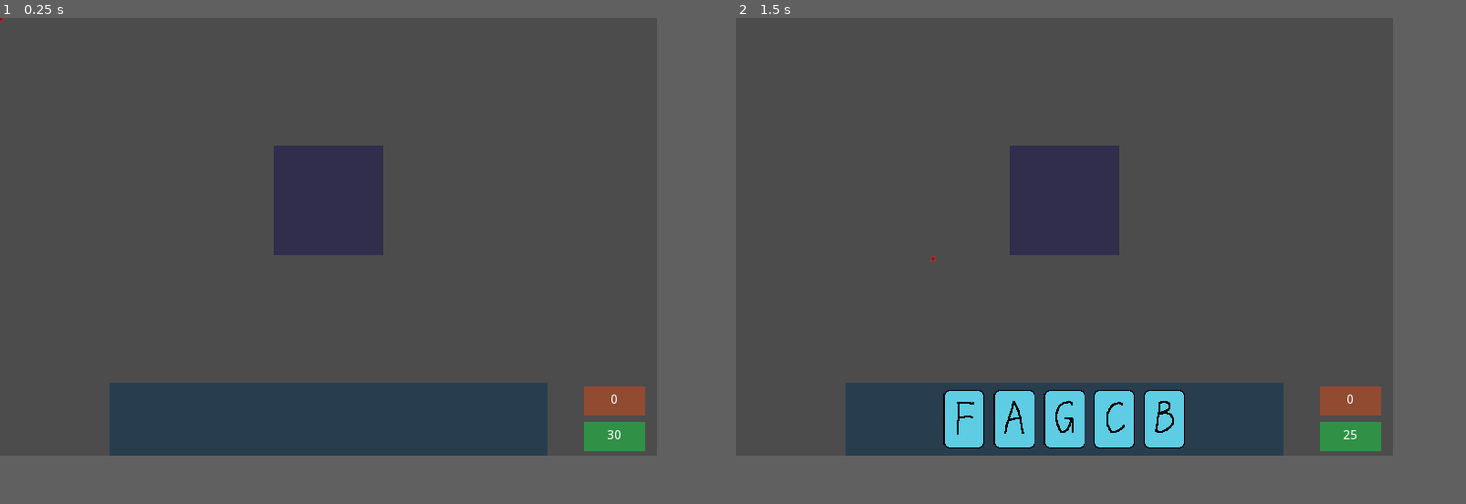
Above: before the commit, frames 1-2 (left to right).
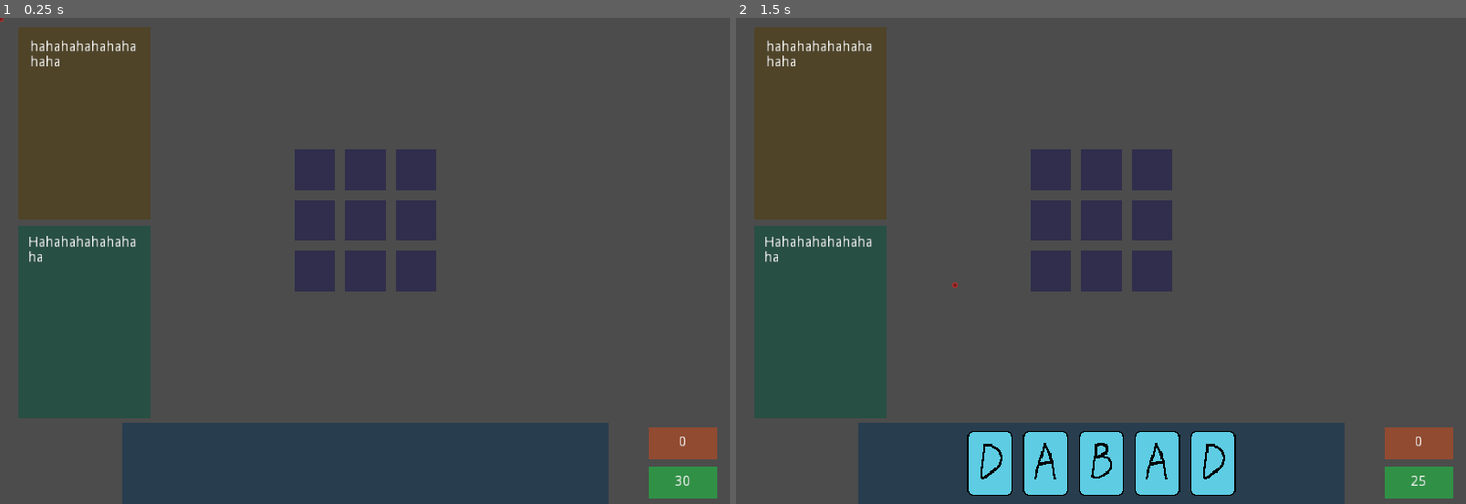
Above: after the commit, the same moments.

Repository: nickykendy/A-Tower-Defense-Game
Game: Godot game, scene res://Levels/World.tscn
Same seed, same stepped clock (60 frames per second), same inputs: the game is played once before the commit and once after it.
Inputs (mouse positions are in pixels of both pictures, inside the frame that each line leads up to):
- Up to frame 1 (0.25 s): no input
- Up to frame 2 (1.5 s): tap Enter (ui_accept) at 0.5, 0.77, 1.25 s; move the mouse to (1210, 217) at 0.52 s; click (1210, 217) at 0.67 s; move the mouse to (933, 261) at 1.27 s; click (933, 261) at 1.42 s
In our replay, the window is 720x480 before the commit and 800x533 after it. These sizes can differ from the game's own. Grey fills any space a smaller window leaves; there, only what the larger window draws over its background counts as a difference.

The runs differ from the first frame. In frame 1, 32% of the frame differs, in the area x 2-99%, y 1-100%; in frame 2, 33%.

Commit message:
tower, card

Diff:
--- a/A_TD_Project/Levels/World.tscn
+++ b/A_TD_Project/Levels/World.tscn
@@ -2,7 +2,7 @@
 
 [ext_resource path="res://Scenes/Controller.tscn" type="PackedScene" id=1]
 [ext_resource path="res://Scripts/Player.gd" type="Script" id=2]
-[ext_resource path="res://Scenes/Base.tscn" type="PackedScene" id=3]
+[ext_resource path="res://Scenes/BuildSpace.tscn" type="PackedScene" id=3]
 
 [sub_resource type="Curve2D" id=1]
 _data = {
@@ -31,6 +31,43 @@
 __meta__ = {
 "_edit_use_anchors_": false
 }
+
+[node name="Selected" type="ColorRect" parent="Player"]
+margin_left = -343.39
+margin_top = -430.906
+margin_right = -212.39
+margin_bottom = -240.906
+color = Color( 0.32549, 0.243137, 0.027451, 0.517647 )
+__meta__ = {
+"_edit_use_anchors_": false
+}
+
+[node name="SelectedCardDesc" type="RichTextLabel" parent="Player/Selected"]
+margin_left = 11.5823
+margin_top = 12.9722
+margin_right = 120.582
+margin_bottom = 172.972
+text = "hahahahahahahahaha"
+__meta__ = {
+"_edit_use_anchors_": false
+}
+
+[node name="Hover" type="ColorRect" parent="Player"]
+margin_left = -342.537
+margin_top = -235.397
+margin_right = -211.537
+margin_bottom = -45.3975
+color = Color( 0.027451, 0.32549, 0.235294, 0.517647 )
+__meta__ = {
+"_edit_use_anchors_": false
+}
+
+[node name="HoverCardDesc" type="RichTextLabel" parent="Player/Hover"]
+margin_left = 9.7291
+margin_top = 9.72913
+margin_right = 120.729
+margin_bottom = 181.729
+text = "Hahahahahahahaha"
 
 [node name="Deck" type="ColorRect" parent="Player"]
 margin_left = 280.0
@@ -68,9 +105,9 @@
 text = "99"
 align = 1
 valign = 1
-
-[node name="Base" parent="." instance=ExtResource( 3 )]
-position = Vector2( 300, 140 )
+__meta__ = {
+"_edit_use_anchors_": false
+}
 
 [node name="Level" type="Node2D" parent="."]
 
@@ -83,5 +120,36 @@
 modulate = Color( 0, 1, 0.0862745, 1 )
 position = Vector2( 480, 0.0220032 )
 curve = SubResource( 2 )
+
+[node name="Base" type="Node2D" parent="."]
+position = Vector2( 300, 140 )
+
+[node name="BuildSpace" parent="Base" instance=ExtResource( 3 )]
+position = Vector2( 10, 10 )
+
+[node name="BuildSpace2" parent="Base" instance=ExtResource( 3 )]
+position = Vector2( 60, 10 )
+
+[node name="BuildSpace3" parent="Base" instance=ExtResource( 3 )]
+position = Vector2( 110, 10 )
+
+[node name="BuildSpace4" parent="Base" instance=ExtResource( 3 )]
+position = Vector2( 10, 60 )
+
+[node name="BuildSpace5" parent="Base" instance=ExtResource( 3 )]
+position = Vector2( 60, 60 )
+
+[node name="BuildSpace6" parent="Base" instance=ExtResource( 3 )]
+position = Vector2( 110, 60 )
+
+[node name="BuildSpace7" parent="Base" instance=ExtResource( 3 )]
+position = Vector2( 10, 110 )
+
+[node name="BuildSpace8" parent="Base" instance=ExtResource( 3 )]
+position = Vector2( 60, 110 )
+
+[node name="BuildSpace9" parent="Base" instance=ExtResource( 3 )]
+position = Vector2( 110, 110 )
 [connection signal="DeckChange" from="Controller" to="Player" method="_on_Controller_DeckChange"]
 [connection signal="PileChange" from="Controller" to="Player" method="_on_Controller_PileChange"]
+[connection signal="SelectChange" from="Controller" to="Player" method="_on_Controller_SelectChange"]
--- a/A_TD_Project/Scenes/Base.tscn
+++ /dev/null
@@ -1,177 +0,0 @@
-[gd_scene load_steps=2 format=2]
-
-[sub_resource type="RectangleShape2D" id=1]
-extents = Vector2( 20, 20 )
-
-[node name="Base" type="Node2D"]
-
-[node name="BuildSpace" type="Area2D" parent="."]
-position = Vector2( 20, 20 )
-__meta__ = {
-"_edit_group_": true
-}
-
-[node name="ColorRect" type="ColorRect" parent="BuildSpace"]
-margin_left = -20.0
-margin_top = -20.0
-margin_right = 20.0
-margin_bottom = 20.0
-color = Color( 0.0431373, 0.0235294, 0.298039, 0.423529 )
-__meta__ = {
-"_edit_use_anchors_": false
-}
-
-[node name="CollisionShape2D" type="CollisionShape2D" parent="BuildSpace"]
-shape = SubResource( 1 )
-
-[node name="BuildSpace2" type="Area2D" parent="."]
-position = Vector2( 60, 20 )
-__meta__ = {
-"_edit_group_": true
-}
-
-[node name="ColorRect" type="ColorRect" parent="BuildSpace2"]
-margin_left = -20.0
-margin_top = -20.0
-margin_right = 20.0
-margin_bottom = 20.0
-color = Color( 0.0431373, 0.0235294, 0.298039, 0.423529 )
-__meta__ = {
-"_edit_use_anchors_": false
-}
-
-[node name="CollisionShape2D" type="CollisionShape2D" parent="BuildSpace2"]
-shape = SubResource( 1 )
-
-[node name="BuildSpace3" type="Area2D" parent="."]
-position = Vector2( 100, 20 )
-__meta__ = {
-"_edit_group_": true
-}
-
-[node name="ColorRect" type="ColorRect" parent="BuildSpace3"]
-margin_left = -20.0
-margin_top = -20.0
-margin_right = 20.0
-margin_bottom = 20.0
-color = Color( 0.0431373, 0.0235294, 0.298039, 0.423529 )
-__meta__ = {
-"_edit_use_anchors_": false
-}
-
-[node name="CollisionShape2D" type="CollisionShape2D" parent="BuildSpace3"]
-shape = SubResource( 1 )
-
-[node name="BuildSpace4" type="Area2D" parent="."]
-position = Vector2( 20, 60 )
-__meta__ = {
-"_edit_group_": true
-}
-
-[node name="ColorRect" type="ColorRect" parent="BuildSpace4"]
-margin_left = -20.0
-margin_top = -20.0
-margin_right = 20.0
-margin_bottom = 20.0
-color = Color( 0.0431373, 0.0235294, 0.298039, 0.423529 )
-__meta__ = {
-"_edit_use_anchors_": false
-}
-
-[node name="CollisionShape2D" type="CollisionShape2D" parent="BuildSpace4"]
-shape = SubResource( 1 )
-
-[node name="BuildSpace5" type="Area2D" parent="."]
-position = Vector2( 60, 60 )
-__meta__ = {
-"_edit_group_": true
-}
-
-[node name="ColorRect" type="ColorRect" parent="BuildSpace5"]
-margin_left = -20.0
-margin_top = -20.0
-margin_right = 20.0
-margin_bottom = 20.0
-color = Color( 0.0431373, 0.0235294, 0.298039, 0.423529 )
-__meta__ = {
-"_edit_use_anchors_": false
-}
-
-[node name="CollisionShape2D" type="CollisionShape2D" parent="BuildSpace5"]
-shape = SubResource( 1 )
-
-[node name="BuildSpace6" type="Area2D" parent="."]
-position = Vector2( 100, 60 )
-__meta__ = {
-"_edit_group_": true
-}
-
-[node name="ColorRect" type="ColorRect" parent="BuildSpace6"]
-margin_left = -20.0
-margin_top = -20.0
-margin_right = 20.0
-margin_bottom = 20.0
-color = Color( 0.0431373, 0.0235294, 0.298039, 0.423529 )
-__meta__ = {
-"_edit_use_anchors_": false
-}
-
-[node name="CollisionShape2D" type="CollisionShape2D" parent="BuildSpace6"]
-shape = SubResource( 1 )
-
-[node name="BuildSpace7" type="Area2D" parent="."]
-position = Vector2( 20, 100 )
-__meta__ = {
-"_edit_group_": true
-}
-
-[node name="ColorRect" type="ColorRect" parent="BuildSpace7"]
-margin_left = -20.0
-margin_top = -20.0
-margin_right = 20.0
-margin_bottom = 20.0
-color = Color( 0.0431373, 0.0235294, 0.298039, 0.423529 )
-__meta__ = {
-"_edit_use_anchors_": false
-}
-
-[node name="CollisionShape2D" type="CollisionShape2D" parent="BuildSpace7"]
-shape = SubResource( 1 )
-
-[node name="BuildSpace8" type="Area2D" parent="."]
-position = Vector2( 60, 100 )
-__meta__ = {
-"_edit_group_": true
-}
-
-[node name="ColorRect" type="ColorRect" parent="BuildSpace8"]
-margin_left = -20.0
-margin_top = -20.0
-margin_right = 20.0
-margin_bottom = 20.0
-color = Color( 0.0431373, 0.0235294, 0.298039, 0.423529 )
-__meta__ = {
-"_edit_use_anchors_": false
-}
-
-[node name="CollisionShape2D" type="CollisionShape2D" parent="BuildSpace8"]
-shape = SubResource( 1 )
-
-[node name="BuildSpace9" type="Area2D" parent="."]
-position = Vector2( 100, 100 )
-__meta__ = {
-"_edit_group_": true
-}
-
-[node name="ColorRect" type="ColorRect" parent="BuildSpace9"]
-margin_left = -20.0
-margin_top = -20.0
-margin_right = 20.0
-margin_bottom = 20.0
-color = Color( 0.0431373, 0.0235294, 0.298039, 0.423529 )
-__meta__ = {
-"_edit_use_anchors_": false
-}
-
-[node name="CollisionShape2D" type="CollisionShape2D" parent="BuildSpace9"]
-shape = SubResource( 1 )
--- /dev/null
+++ b/A_TD_Project/Scenes/BuildSpace.tscn
@@ -0,0 +1,28 @@
+[gd_scene load_steps=3 format=2]
+
+[ext_resource path="res://Scripts/BuildSpace.gd" type="Script" id=1]
+
+[sub_resource type="RectangleShape2D" id=1]
+extents = Vector2( 20, 20 )
+
+[node name="BuildSpace" type="Area2D" groups=[
+"build_space",
+]]
+position = Vector2( 20, 20 )
+script = ExtResource( 1 )
+__meta__ = {
+"_edit_group_": true
+}
+
+[node name="ColorRect" type="ColorRect" parent="."]
+margin_left = -20.0
+margin_top = -20.0
+margin_right = 20.0
+margin_bottom = 20.0
+color = Color( 0.0431373, 0.0235294, 0.298039, 0.423529 )
+__meta__ = {
+"_edit_use_anchors_": false
+}
+
+[node name="CollisionShape2D" type="CollisionShape2D" parent="."]
+shape = SubResource( 1 )
--- a/A_TD_Project/Scenes/Card.tscn
+++ b/A_TD_Project/Scenes/Card.tscn
@@ -1,6 +1,8 @@
-[gd_scene load_steps=3 format=2]
+[gd_scene load_steps=5 format=2]
 
+[ext_resource path="res://Sprites/Cards/Spr_cardEnable.png" type="Texture" id=1]
 [ext_resource path="res://Scripts/Card.gd" type="Script" id=2]
+[ext_resource path="res://Sprites/Cards/Spr_cardDisable.png" type="Texture" id=3]
 
 [sub_resource type="RectangleShape2D" id=1]
 extents = Vector2( 22.5, 32 )
@@ -15,3 +17,11 @@
 
 [node name="CollisionShape2D" type="CollisionShape2D" parent="."]
 shape = SubResource( 1 )
+
+[node name="Spr_cardDisable" type="Sprite" parent="."]
+visible = false
+texture = ExtResource( 3 )
+
+[node name="Spr_cardEnable" type="Sprite" parent="."]
+visible = false
+texture = ExtResource( 1 )
--- a/A_TD_Project/Scenes/Controller.tscn
+++ b/A_TD_Project/Scenes/Controller.tscn
@@ -6,7 +6,9 @@
 [sub_resource type="CircleShape2D" id=1]
 radius = 6.31774
 
-[node name="Controller" type="KinematicBody2D"]
+[node name="Controller" type="KinematicBody2D" groups=[
+"controller",
+]]
 position = Vector2( -0.00120831, 0.0224199 )
 scale = Vector2( 0.5, 0.5 )
 script = ExtResource( 1 )
--- a/A_TD_Project/Scenes/Tower.tscn
+++ b/A_TD_Project/Scenes/Tower.tscn
@@ -10,6 +10,7 @@
 script = ExtResource( 2 )
 
 [node name="Sprite" type="Sprite" parent="."]
+modulate = Color( 1, 0, 0, 1 )
 texture = ExtResource( 1 )
 
 [node name="CollisionShape2D" type="CollisionShape2D" parent="."]
@@ -28,5 +29,4 @@
 [node name="Timer" type="Timer" parent="."]
 wait_time = 2.0
 one_shot = true
-autostart = true
 [connection signal="timeout" from="Timer" to="." method="_on_Timer_timeout"]
--- /dev/null
+++ b/A_TD_Project/Scripts/BuildSpace.gd
@@ -0,0 +1,33 @@
+class_name BuildSpace
+extends Area2D
+
+var data = null
+var state: String = "free"# free taken
+var tower: Tower
+
+const TOWER: Resource = preload("res://Scenes/Tower.tscn")
+
+func _ready():
+	data = get_node("/root/Data")
+
+	self.connect("body_entered", self, "_on_Area2D_body_entered")
+	self.connect("body_exited", self, "_on_Area2D_body_exited")
+
+func _on_Area2D_body_entered(body: KinematicBody2D) -> void:
+	if body.name == "Controller":
+		if state == "free" and body.tower != null:
+			state = "taken"
+			tower = body.tower
+			if self.get_node("Tower") == null:
+				body.remove_child(tower)
+				self.add_child(tower)
+
+
+func _on_Area2D_body_exited(body: KinematicBody2D) -> void:
+	if body.name == "Controller":
+		if state == "taken" and tower != null:
+			state = "free"
+			if self.get_node("Tower") != null:
+				self.remove_child(tower)
+				body.add_child(tower)
+				tower = null
--- a/A_TD_Project/Scripts/Card.gd
+++ b/A_TD_Project/Scripts/Card.gd
@@ -2,10 +2,14 @@
 extends Area2D
 
 var initPos: Vector2 = Vector2()
-var state: String = "free"
+var state: String = "free" # free, hover
+var isSelected: bool = false
 var tower
+var cardId: String
 
 onready var sprite = $Sprite
+onready var sprDisable = $Spr_cardDisable
+onready var sprEnable = $Spr_cardEnable
 
 export (String) var Name
 export (float) var Cost
@@ -17,36 +21,27 @@
 	var bodies = get_overlapping_bodies()
 	for body in bodies:
 		if body.name == "Controller":
-			if body.state == "free":
-				body.card = self
-				body.state = "selected"
-				change_state("selected")
-
-	if state == "held":
-		var mousePosition = get_global_mouse_position()
-		global_position = mousePosition
+			change_state("hover")
 
 func _on_Area2D_body_exited(body: KinematicBody2D) -> void:
 	if body.name == "Controller":
-		if body.card == self and body.state == "selected":
-			body.card = null
-			body.state = "free"
-			change_state("free")
+		change_state("free")
 
-func change_state(newState):
-	if state == "free" and newState == "selected":
-		position.y -= 20
-		state = "selected"
-	elif state == "selected" and newState == "held":
-		state = "held"
-		z_index = 1
-	elif state == "held" and newState == "free":
+func change_state(newState: String) -> void:
+	if state == "free" and newState == "hover":
+		position.y -= 10
+		state = "hover"
+	elif state == "hover" and newState == "free":
+		position.y += 10
 		state = "free"
-		position = initPos
-		z_index = 0
-	elif state == "selected" and newState == "free":
-		position.y += 20
-		state = "free"
+
+func change_select(newSelected: bool) -> void:
+	if newSelected:
+		isSelected = true
+		sprEnable.visible = true
+	else:
+		isSelected = false
+		sprEnable.visible = false
 
 func save_pos(pos: Vector2):
 	initPos = pos
--- a/A_TD_Project/Scripts/Controller.gd
+++ b/A_TD_Project/Scripts/Controller.gd
@@ -1,14 +1,14 @@
 class_name Controller
 extends KinematicBody2D
 
-var card: Card = null
-var state: String = "free"
+var cardId: String
 var deck: Array
 var pile: Array
-var hands: Array
-var handCards: Array
-var handLimit = 5
+var hands: Array # the data of every card in hands
+var handCards: Array # the instance of every card in hands
+var handLimit: int = 5
 var data = null
+var tower: Tower
 
 const CARD_WIDTH: float = 45.0
 const SPACE: float = 10.0
@@ -17,6 +17,7 @@
 
 signal DeckChange
 signal PileChange
+signal SelectChange
 
 func _ready():
 	randomize()
@@ -24,6 +25,12 @@
 	deck = data.INITDECK
 	deck.shuffle()
 
+#	var spaces = get_tree().get_nodes_in_group("build_space")
+#	if spaces != null:
+#		print(spaces)
+#		for _space in spaces:
+#			_space.connect("body_entered", self, "_on_Area2D_body_entered")
+#			_space.connect("body_exited", self, "_on_Area2D_body_exited")
 
 func _process(delta):
 	# custom cursor
@@ -31,24 +38,30 @@
 	# init some varibles
 	var _leftMouse = Input.is_mouse_button_pressed(BUTTON_LEFT)
 	var _play = Input.is_action_just_pressed("ui_accept")
-
+	# deal cards on play
 	if _play:
 		var dealNum = handLimit - hands.size()
 		if dealNum > 0:
 			deal(dealNum)
 
-	# state: selected, held, free
-	if state == "selected" and card != null:
-		if _leftMouse:
-			if card.has_method("change_state"):
-				card.change_state("held")
-			state = "held"
-	elif state == "held" and card != null:
-		if !_leftMouse:
-			if card.has_method("change_state"):
-				card.change_state("free")
-			card = null
-			state = "free"
+	if _leftMouse:
+		# clear what's holding
+		if cardId != "":
+			cardId = ""
+			delete_tower(tower)
+
+		# clear select status for every card in hands
+		for _card in handCards:
+			if _card.isSelected:
+				_card.change_select(false)
+
+		# select the card which is hover
+		for _card in handCards:
+			if _card.state == "hover":
+				_card.change_select(true)
+				cardId = _card.cardId
+				tower = create_tower(cardId)
+				emit_signal("SelectChange", cardId)
 
 # deal cards by num into hands
 func deal(num: int) -> void:
@@ -106,7 +119,22 @@
 func draw(index: int) -> Card:
 	var _card = CARD.instance()
 	var player = get_node("/root/World/Player")
+	var _cardId = hands[index]
 	player.add_child(_card)
-	_card.set_meta("id", deck[index])
-	_card.sprite.texture = (load(data.get_card_by_id(deck[index])["sprite"]))
+	_card.set_meta("id", _cardId)
+	_card.sprite.texture = (load(data.get_card_by_id(_cardId)["cardSprite"]))
+	_card.cardId = _cardId
 	return _card
+
+func create_tower(id):
+	var _tower = TOWER.instance()
+	self.add_child(_tower)
+	#self.call_deferred("add_child", _tower)
+	_tower.set_meta("id", id)
+	_tower.sprite.texture = (load(data.get_card_by_id(id)["towerSprite"]))
+	_tower.towerId = id
+	return _tower
+
+func delete_tower(obj) -> void:
+	if obj != null:
+		obj.queue_free()
--- a/A_TD_Project/Scripts/Data.gd
+++ b/A_TD_Project/Scripts/Data.gd
@@ -3,85 +3,184 @@
 const SPRITE = "res://Sprites/"
 const CARDS = {
 	"cardA": {
-		"sprite": SPRITE + "Cards/Spr_card_A.png",
-		"slot": "NONE"
+		"cardSprite": SPRITE + "Cards/Spr_card_A.png",
+		"towerSprite": SPRITE + "Towers/Tower_A.png",
+		"name": "Tower A",
+		"cost": 10,
+		"buildTime": 2.0,
+		"attack": 5,
+		"rate": 0.5,
+		"range": 5,
+		"attribute": "fire",
+		"desc": "This is card A."
 	},
 	"cardB": {
-		"sprite": SPRITE + "Cards/Spr_card_B.png",
-		"slot": "NONE"
+		"cardSprite": SPRITE + "Cards/Spr_card_B.png",
+		"towerSprite": SPRITE + "Towers/Tower_A.png",
+		"name": "Tower A",
+		"cost": 10,
+		"buildTime": 2.0,
+		"attack": 5,
+		"rate": 0.5,
+		"range": 5,
+		"attribute": "fire",
+		"desc": "This is card B."
 	},
 	"cardC": {
-		"sprite": SPRITE + "Cards/Spr_card_C.png",
-		"slot": "NONE"
+		"cardSprite": SPRITE + "Cards/Spr_card_C.png",
+		"towerSprite": SPRITE + "Towers/Tower_A.png",
+		"name": "Tower A",
+		"cost": 10,
+		"buildTime": 2.0,
+		"attack": 5,
+		"rate": 0.5,
+		"range": 5,
+		"attribute": "fire",
+		"desc": "This is card C."
 	},
 	"cardD":{
-		"sprite": SPRITE + "Cards/Spr_card_D.png",
-		"slot": "NONE"
+		"cardSprite": SPRITE + "Cards/Spr_card_D.png",
+		"towerSprite": SPRITE + "Towers/Tower_A.png",
+		"name": "Tower A",
+		"cost": 10,
+		"buildTime": 2.0,
+		"attack": 5,
+		"rate": 0.5,
+		"range": 5,
+		"attribute": "fire",
+		"desc": "This is card D."
 	},
 	"cardE":{
-		"sprite": SPRITE + "Cards/Spr_card_E.png",
-		"slot": "NONE"
+		"cardSprite": SPRITE + "Cards/Spr_card_E.png",
+		"towerSprite": SPRITE + "Towers/Tower_A.png",
+		"name": "Tower A",
+		"cost": 10,
+		"buildTime": 2.0,
+		"attack": 5,
+		"rate": 0.5,
+		"range": 5,
+		"attribute": "fire",
+		"desc": "This is card E."
 	},
 	"cardF":{
-		"sprite": SPRITE + "Cards/Spr_card_F.png",
-		"slot": "NONE"
+		"cardSprite": SPRITE + "Cards/Spr_card_F.png",
+		"towerSprite": SPRITE + "Towers/Tower_A.png",
+		"name": "Tower A",
+		"cost": 10,
+		"buildTime": 2.0,
+		"attack": 5,
+		"rate": 0.5,
+		"range": 5,
+		"attribute": "fire",
+		"desc": "This is card F."
 	},
 	"cardG":{
-		"sprite": SPRITE + "Cards/Spr_card_G.png",
-		"slot": "NONE"
+		"cardSprite": SPRITE + "Cards/Spr_card_G.png",
+		"towerSprite": SPRITE + "Towers/Tower_A.png",
+		"name": "Tower A",
+		"cost": 10,
+		"buildTime": 2.0,
+		"attack": 5,
+		"rate": 0.5,
+		"range": 5,
+		"attribute": "fire",
+		"desc": "This is card G."
 	},
 	"cardH":{
-		"sprite": SPRITE + "Cards/Spr_card_H.png",
-		"slot": "NONE"
+		"cardSprite": SPRITE + "Cards/Spr_card_H.png",
+		"towerSprite": SPRITE + "Towers/Tower_A.png",
+		"name": "Tower A",
+		"cost": 10,
+		"buildTime": 2.0,
+		"attack": 5,
+		"rate": 0.5,
+		"range": 5,
+		"attribute": "fire",
+		"desc": "This is card H."
 	},
 	"cardI":{
-		"sprite": SPRITE + "Cards/Spr_card_I.png",
-		"slot": "NONE"
+		"cardSprite": SPRITE + "Cards/Spr_card_I.png",
+		"towerSprite": SPRITE + "Towers/Tower_A.png",
+		"name": "Tower A",
+		"cost": 10,
+		"buildTime": 2.0,
+		"attack": 5,
+		"rate": 0.5,
+		"range": 5,
+		"attribute": "fire",
+		"desc": "This is card I."
 	},
 	"cardJ":{
-		"sprite": SPRITE + "Cards/Spr_card_J.png",
-		"slot": "NONE"
+		"cardSprite": SPRITE + "Cards/Spr_card_J.png",
+		"towerSprite": SPRITE + "Towers/Tower_A.png",
+		"name": "Tower A",
+		"cost": 10,
+		"buildTime": 2.0,
+		"attack": 5,
+		"rate": 0.5,
+		"range": 5,
+		"attribute": "fire",
+		"desc": "This is card J."
 	},
 	"cardK":{
-		"sprite": SPRITE + "Cards/Spr_card_K.png",
-		"slot": "NONE"
+		"cardSprite": SPRITE + "Cards/Spr_card_K.png",
+		"towerSprite": SPRITE + "Towers/Tower_A.png",
+		"name": "Tower A",
+		"cost": 10,
+		"buildTime": 2.0,
+		"attack": 5,
+		"rate": 0.5,
+		"range": 5,
+		"attribute": "fire",
+		"desc": "This is card K."
 	},
 	"cardL":{
-		"sprite": SPRITE + "Cards/Spr_card_L.png",
-		"slot": "NONE"
+		"cardSprite": SPRITE + "Cards/Spr_card_L.png",
+		"towerSprite": SPRITE + "Towers/Tower_A.png",
+		"name": "Tower A",
+		"cost": 10,
+		"buildTime": 2.0,
+		"attack": 5,
+		"rate": 0.5,
+		"range": 5,
+		"attribute": "fire",
+		"desc": "This is card L."
 	},
 	"cardM":{
-		"sprite": SPRITE + "Cards/Spr_card_M.png",
-		"slot": "NONE"
+		"cardSprite": SPRITE + "Cards/Spr_card_M.png",
+		"towerSprite": SPRITE + "Towers/Tower_A.png",
+		"name": "Tower A",
+		"cost": 10,
+		"buildTime": 2.0,
+		"attack": 5,
+		"rate": 0.5,
+		"range": 5,
+		"attribute": "fire",
+		"desc": "This is card M."
 	},
 	"cardN":{
-		"sprite": SPRITE + "Cards/Spr_card_N.png",
-		"slot": "NONE"
+		"cardSprite": SPRITE + "Cards/Spr_card_N.png",
+		"towerSprite": SPRITE + "Towers/Tower_A.png",
+		"name": "Tower A",
+		"cost": 10,
+		"buildTime": 2.0,
+		"attack": 5,
+		"rate": 0.5,
+		"range": 5,
+		"attribute": "fire",
+		"desc": "This is card N."
 	},
 	"ERROR":{
-		"sprite": SPRITE + "Cards/Spr_card_back.png",
-		"slot": "NONE"
-	}
-}
-
-const TOWERS = {
-	"TowerA":{
-		"sprite": SPRITE + "Towers/Tower_A.png",
-		"name": "Tower A",
-		"buildTime": 2.0,
-		"attack": 5,
-		"rate": 0.5,
-		"range": 5,
-		"attribute": "fire"
-	},
-	"ERROR":{
-		"sprite": SPRITE + "Towers/Tower_A.png",
-		"name": "Tower A",
-		"buildTime": 2.0,
-		"attack": 5,
-		"rate": 0.5,
-		"range": 5,
-		"attribute": "fire"
+		"cardSprite": SPRITE + "Cards/Spr_card_back.png",
+		"towerSprite": SPRITE + "Towers/Tower_A.png",
+		"name": "Tower A",
+		"cost": 10,
+		"buildTime": 2.0,
+		"attack": 5,
+		"rate": 0.5,
+		"range": 5,
+		"attribute": "fire",
+		"desc": "Error."
 	}
 }
 
@@ -102,9 +201,3 @@
 		return CARDS[card_id]
 	else:
 		return CARDS["ERROR"]
-
-func get_tower_by_id(tower_id: String) -> Array:
-	if tower_id in TOWERS:
-		return TOWERS[tower_id]
-	else:
-		return TOWERS["ERROR"]
--- a/A_TD_Project/Scripts/Player.gd
+++ b/A_TD_Project/Scripts/Player.gd
@@ -2,6 +2,9 @@
 
 onready var deckNum = $Deck/DeckNum
 onready var pileNum = $Pile/PileNum
+onready var SelectedDesc = $Selected/SelectedCardDesc
+onready var HoverDesc = $Hover/HoverCardDesc
+
 var data = null
 
 func _ready():
@@ -14,3 +17,10 @@
 
 func _on_Controller_PileChange():
 	pass # Replace with function body.
+
+func _on_Controller_SelectChange(cardId: String) -> void:
+	if cardId != "":
+		var desc = data.get_card_by_id(cardId)["desc"]
+		SelectedDesc.text = desc
+	else:
+		SelectedDesc.text = ""
--- a/A_TD_Project/Scripts/Tower.gd
+++ b/A_TD_Project/Scripts/Tower.gd
@@ -1,13 +1,15 @@
+class_name Tower
 extends KinematicBody2D
 
 onready var sprite = $Sprite
 onready var progress = $BuildTime
 onready var timer = $Timer
 
+var towerId: String
 var buildTime: float = 2.0
 
 func _ready():
-	sprite.modulate.blend(1.0, 1.0, 1.0, 0.5)
+	sprite.modulate = Color(1.0, 1.0, 1.0, 0.5)
 	progress.value = 0
 	timer.wait_time = 2
 
@@ -16,5 +18,5 @@
 		progress.value = timer.time_left
 
 func _on_Timer_timeout():
-	sprite.modulate.blend(1.0, 1.0, 1.0, 1,0)
+	sprite.modulate = Color(1, 1, 1, 1)
 	progress.visible = false
--- a/A_TD_Project/project.godot
+++ b/A_TD_Project/project.godot
@@ -10,6 +10,11 @@
 
 _global_script_classes=[ {
 "base": "Area2D",
+"class": "BuildSpace",
+"language": "GDScript",
+"path": "res://Scripts/BuildSpace.gd"
+}, {
+"base": "Area2D",
 "class": "Card",
 "language": "GDScript",
 "path": "res://Scripts/Card.gd"
@@ -18,10 +23,17 @@
 "class": "Controller",
 "language": "GDScript",
 "path": "res://Scripts/Controller.gd"
+}, {
+"base": "KinematicBody2D",
+"class": "Tower",
+"language": "GDScript",
+"path": "res://Scripts/Tower.gd"
 } ]
 _global_script_class_icons={
+"BuildSpace": "",
 "Card": "",
-"Controller": ""
+"Controller": "",
+"Tower": ""
 }
 
 [application]
@@ -38,8 +50,8 @@
 
 window/size/width=720
 window/size/height=480
-window/size/test_width=720
-window/size/test_height=480
+window/size/test_width=1440
+window/size/test_height=960
 window/stretch/mode="2d"
 window/stretch/aspect="keep"
 
Binary file added: A_TD_Project/Sprites/Cards/Spr_cardDisable.png
Not shown, added: A_TD_Project/Sprites/Cards/Spr_cardDisable.png.import
Binary file added: A_TD_Project/Sprites/Cards/Spr_cardEnable.png
Not shown, added: A_TD_Project/Sprites/Cards/Spr_cardEnable.png.import
